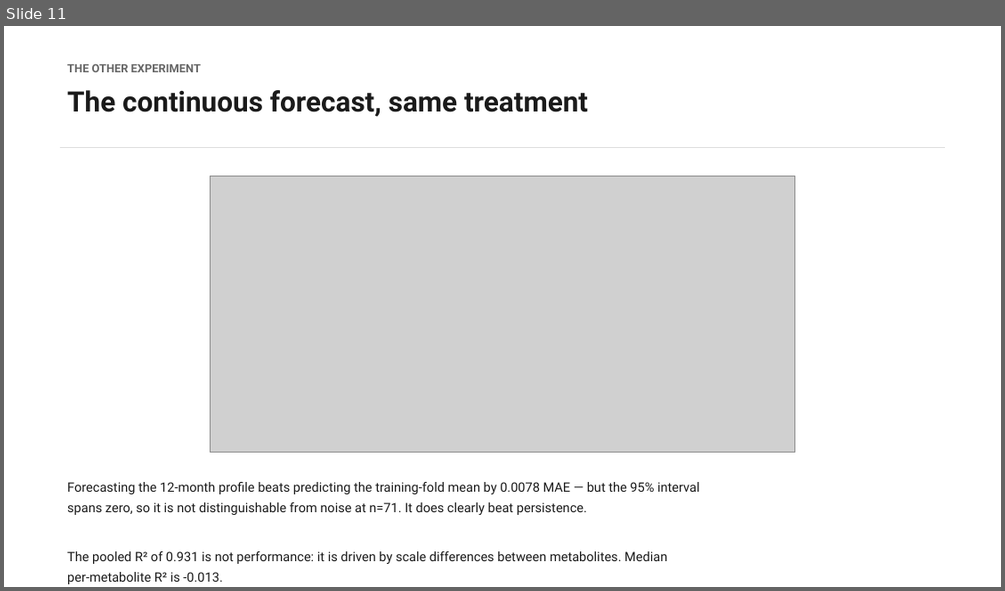
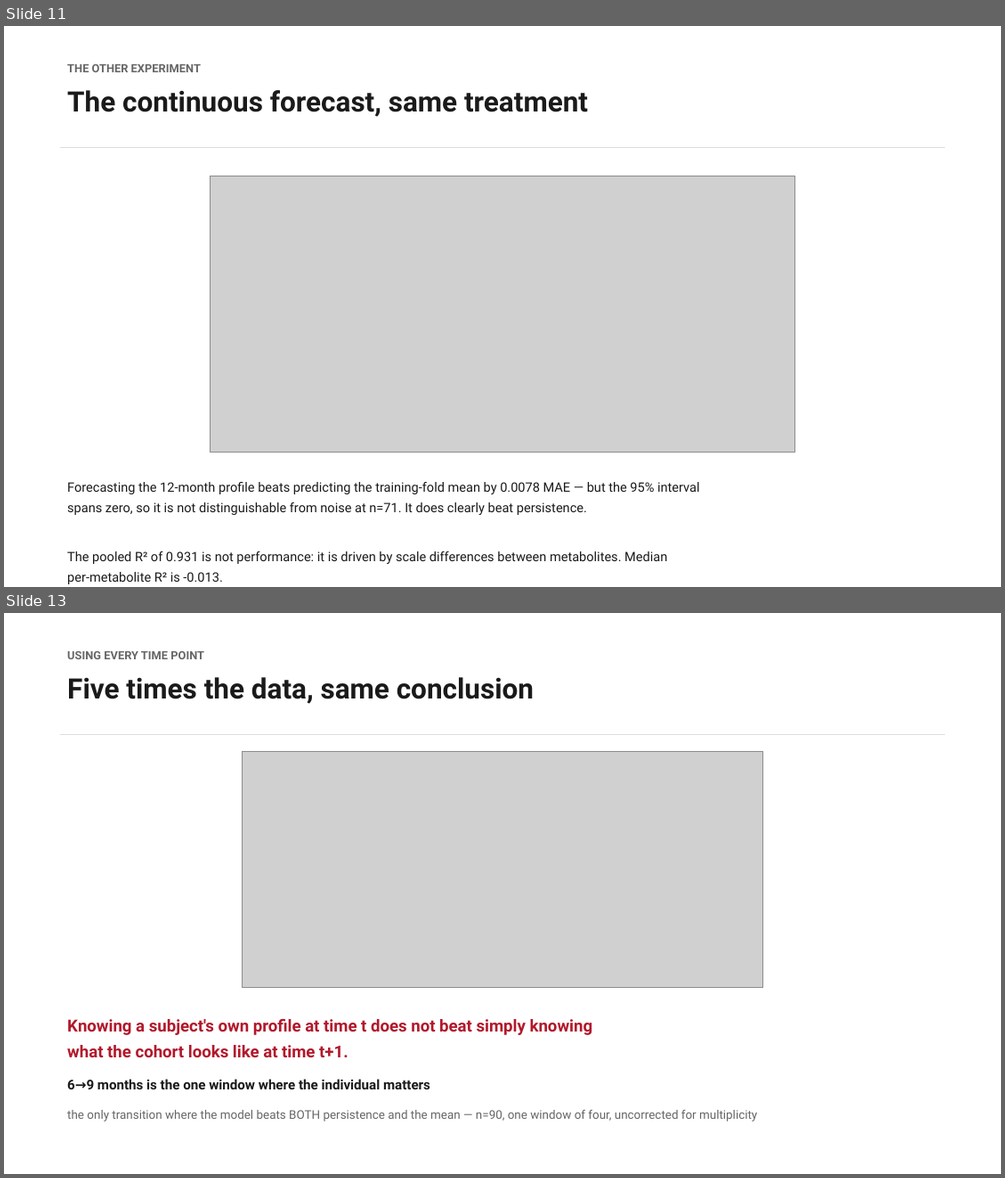
Before and after one commit to Calvinkub/mtbls242-forecast-honest, a slide deck: MTBLS242_forecast/mtbls242_forecast_correction.pptx. Shown one above the other, each under a label of ours: slide 11 before the commit, slides 11 and 13 after it; the slides between them are not shown. The pictures are 1005x591 and 1005x1178 pixels, drawn with LibreOffice and Linux fonts; fonts in the diff are those of the drawing; grey boxes stand for pictures. Boxes give left, top, right and bottom in pixels: in the first picture for what was removed or moved away, otherwise in the second. Text is boxed around its words. In the diff, an @@ line names an element or a change of style, - is before the commit and + after.

```diff
--- a/MTBLS242_forecast/mtbls242_forecast_correction.pptx
+++ b/MTBLS242_forecast/mtbls242_forecast_correction.pptx
@@ slide 13 added at bbox=[4, 613, 1001, 1174], background #FFFFFF @@
@@ text added at bbox=[67, 651, 204, 659], 11 pt, text #666666, bold @@
+USING EVERY TIME POINT
@@ text added at bbox=[67, 677, 534, 704], 27 pt, text #1A1A1A, bold @@
+Five times the data, same conclusion
@@ rectangle added at bbox=[60, 734, 945, 735], fill #DDDDDD @@
@@ picture added at bbox=[243, 751, 762, 987] @@
@@ text added at bbox=[67, 1019, 593, 1057], 16 pt, text #B2182B, bold @@
+Knowing a subject's own profile at time t does not beat simply knowing
+what the cohort looks like at time t+1.
@@ text added at bbox=[67, 1078, 430, 1089], 13 pt, text #1A1A1A, bold @@
+6→9 months is the one window where the individual matters
@@ text added at bbox=[67, 1110, 757, 1121], 11.5 pt, text #666666 @@
+the only transition where the model beats BOTH persistence and the mean — n=90, one window of four, uncorrected for multiplicity
```
Also in this commit, not shown: 2 other slides added, 15 other files.
